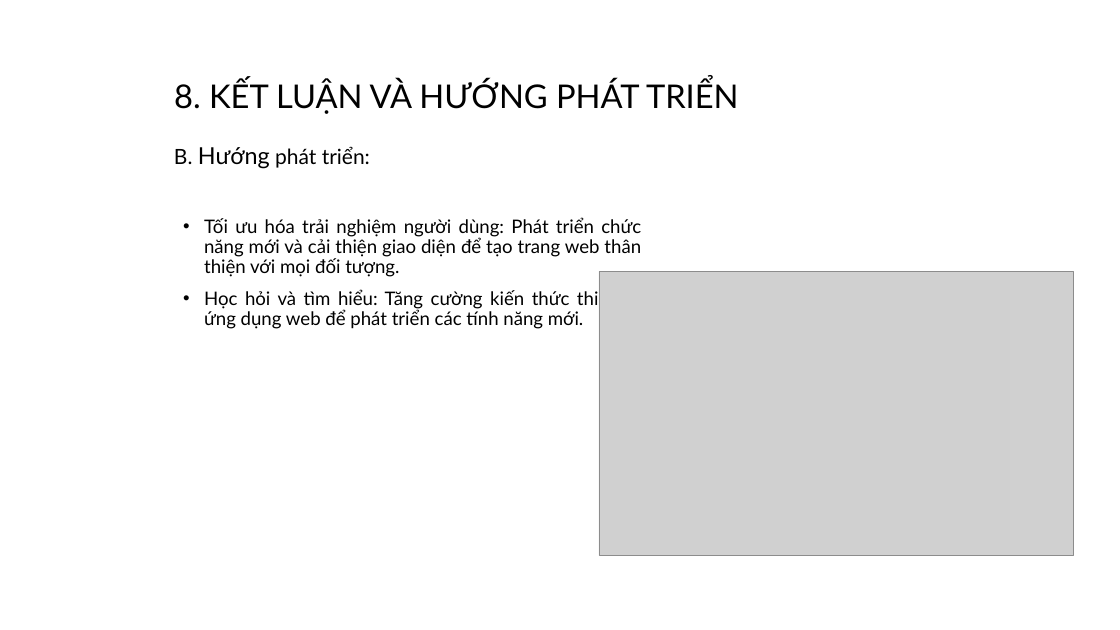
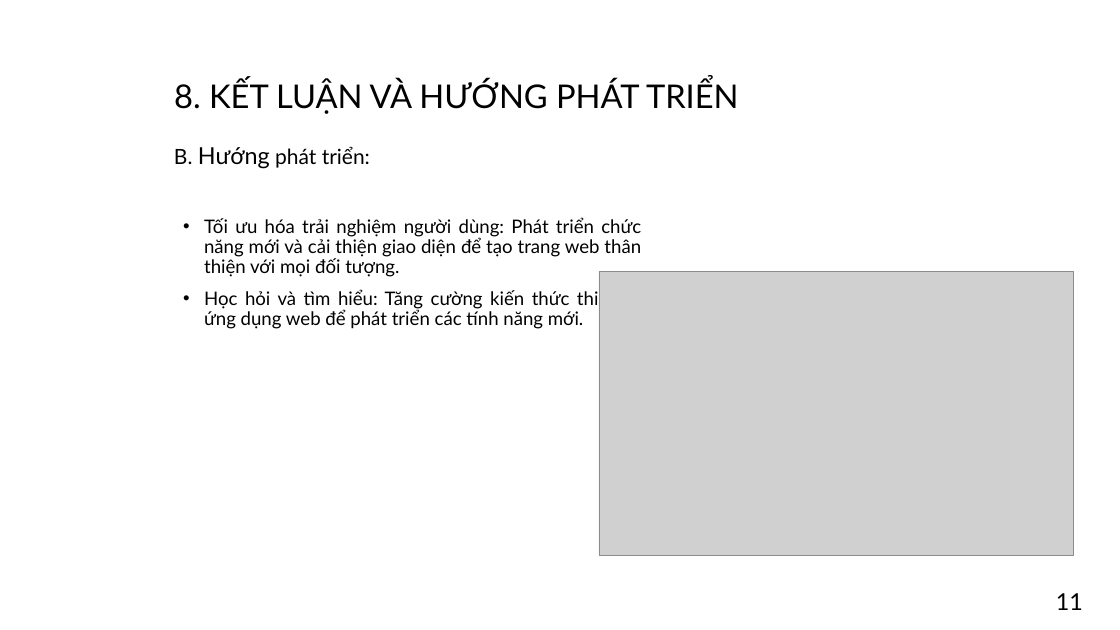
Before and after one commit to PhamDuyTan333/cn-da22ttd-phamduytan-timvieclam-php, a slide deck: slide 11 of thesis/abs/DOANCN_PhamDuyTan.pptx. Drawn at 1120x630 pixels with LibreOffice and Linux fonts; fonts in the diff are those of the drawing; grey boxes stand for pictures; background and template pictures are left out. Boxes give left, top, right and bottom in pixels: in the first picture for what was removed or moved away, otherwise in the second. Text is boxed around its words. In the diff, an @@ line names an element or a change of style, - is before the commit and + after.

```diff
--- a/thesis/abs/DOANCN_PhamDuyTan.pptx
+++ b/thesis/abs/DOANCN_PhamDuyTan.pptx
@@ page number added at [1056, 593, 1083, 610], 20 pt, text #000000 @@
+11
```
Also in this commit, not shown: 12 other slides changed, 1 other file.
